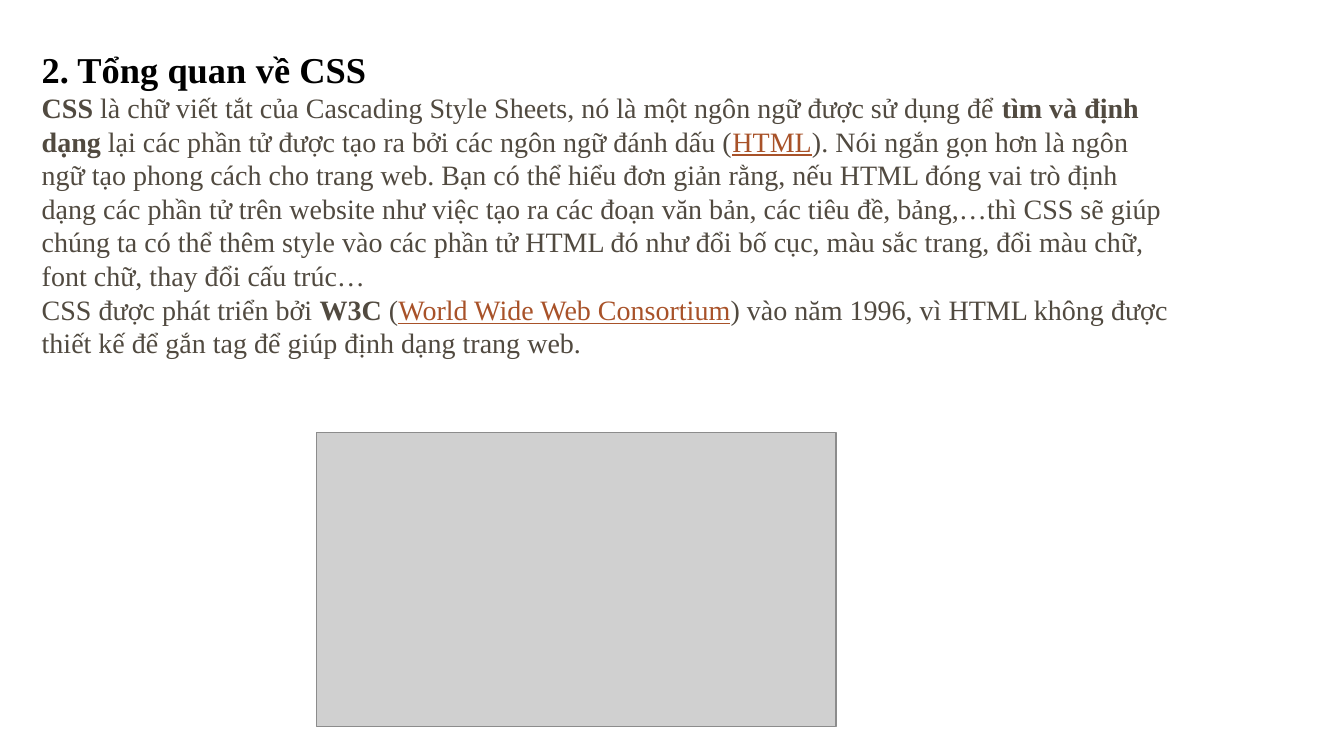
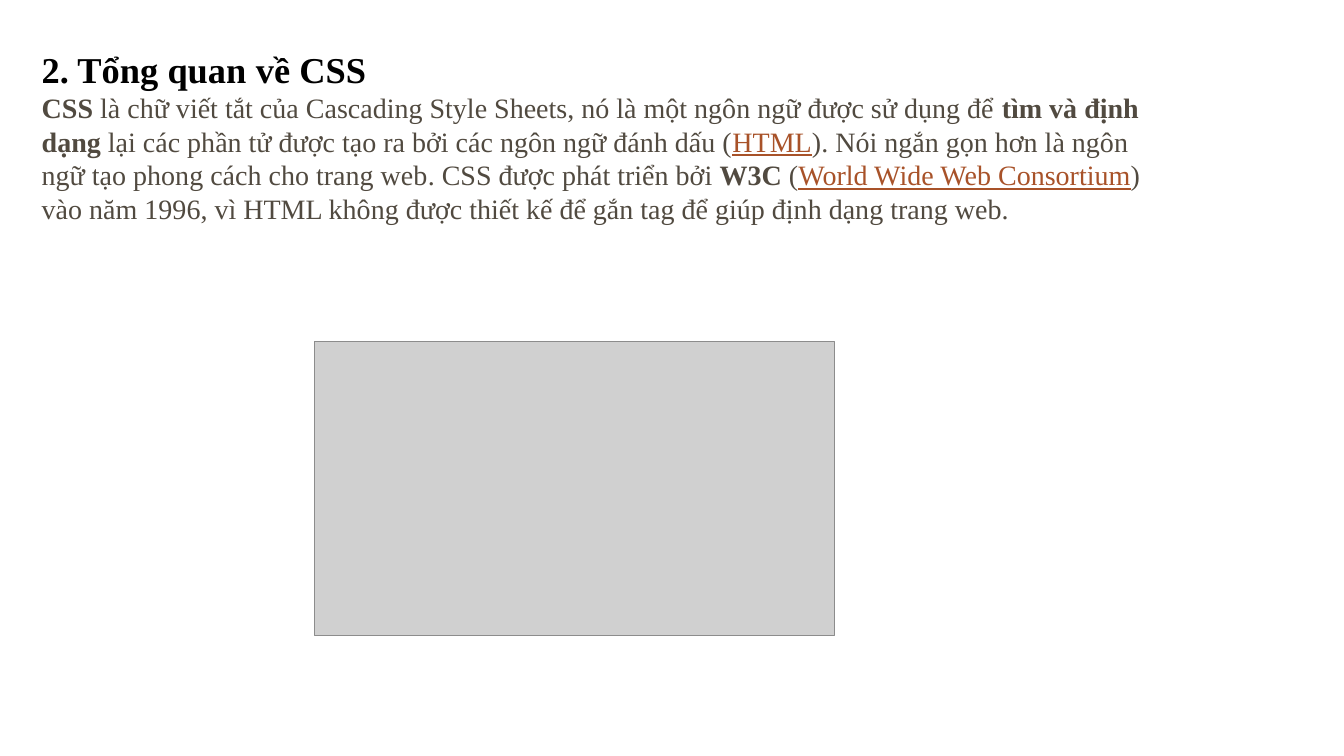
Before and after one commit to HaHung2/webnhom7, a slide deck: slide 7 of NHÓM-7-CÔNG-NGHỆ-WEB.pptx. Drawn at 1344x756 pixels with LibreOffice and Linux fonts; fonts in the diff are those of the drawing; grey boxes stand for pictures; background and template pictures are left out. Boxes give left, top, right and bottom in pixels: in the first picture for what was removed or moved away, otherwise in the second. Text is boxed around its words. In the diff, an @@ line names an element or a change of style, - is before the commit and + after.

```diff
--- a/NHÓM-7-CÔNG-NGHỆ-WEB.pptx
+++ b/NHÓM-7-CÔNG-NGHỆ-WEB.pptx
@@ text at (42, 97, 1140, 224): text changed @@
-CSS là chữ viết tắt của Cascading Style Sheets, nó là một ngôn ngữ được sử dụng để tìm và định dạng lại các phần tử được tạo ra bởi các ngôn ngữ đánh dấu (HTML). Nói ngắn gọn hơn là ngôn ngữ tạo phong cách cho trang web. Bạn có thể hiểu đơn giản rằng, nếu HTML đóng vai trò định dạng các phần tử trên website như việc tạo ra các đoạn văn bản, các tiêu đề, bảng,…thì CSS sẽ giúp chúng ta có thể thêm style vào các phần tử HTML đó như đổi bố cục, màu sắc trang, đổi màu chữ, font chữ, thay đổi cấu trúc…
-CSS được phát triển bởi W3C (World Wide Web Consortium) vào năm 1996, vì HTML không được thiết kế để gắn tag để giúp định dạng trang web.
+CSS là chữ viết tắt của Cascading Style Sheets, nó là một ngôn ngữ được sử dụng để tìm và định dạng lại các phần tử được tạo ra bởi các ngôn ngữ đánh dấu (HTML). Nói ngắn gọn hơn là ngôn ngữ tạo phong cách cho trang web. CSS được phát triển bởi W3C (World Wide Web Consortium) vào năm 1996, vì HTML không được thiết kế để gắn tag để giúp định dạng trang web.
@@ picture: place and size @@
-picture at (317, 433, 837, 727)
+picture at (315, 342, 835, 636)
```
Also in this commit, not shown: 2 other slides changed, 3 other files.
